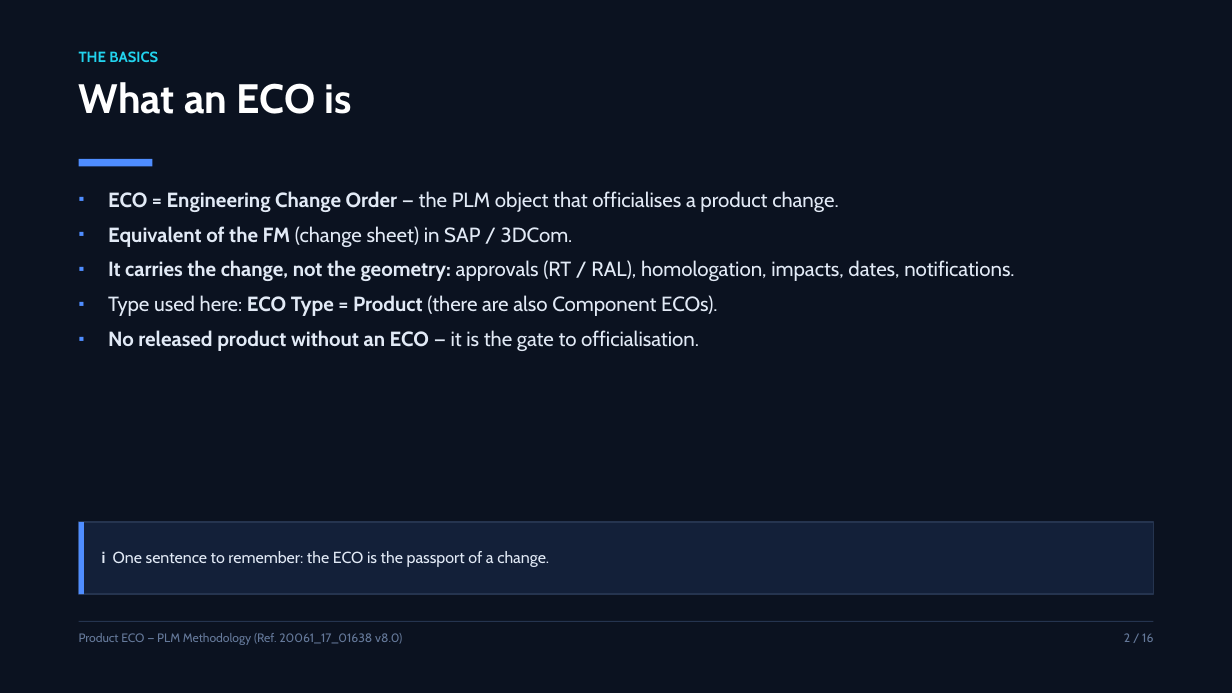
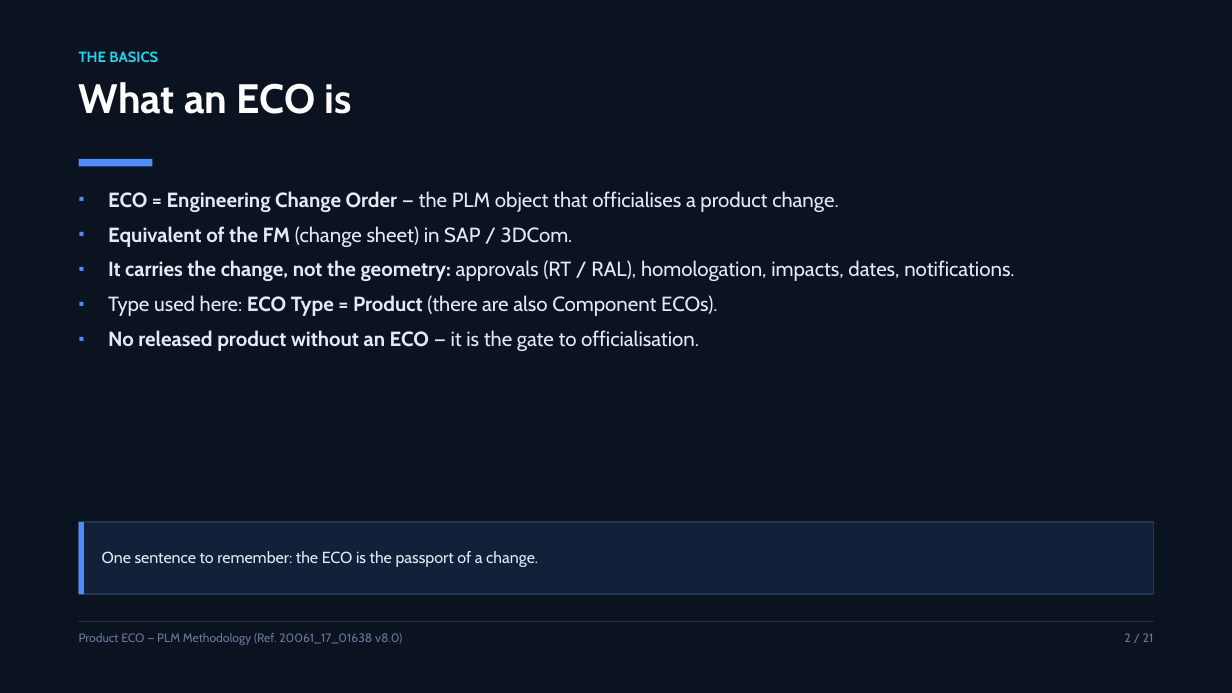
Before and after one commit to OUBELLA22/PLM, a slide deck: slide 2 of eco-presentation/ECO_Product_Presentation.pptx. Drawn at 1232x693 pixels with LibreOffice and Linux fonts; fonts in the diff are those of the drawing. Boxes give left, top, right and bottom in pixels: in the first picture for what was removed or moved away, otherwise in the second. Text is boxed around its words. In the diff, an @@ line names an element or a change of style, - is before the commit and + after.

```diff
--- a/eco-presentation/ECO_Product_Presentation.pptx
+++ b/eco-presentation/ECO_Product_Presentation.pptx
@@ text in rectangle at [102, 551, 538, 567]: text changed @@
-i One sentence to remember: the ECO is the passport of a change.
+One sentence to remember: the ECO is the passport of a change.
@@ text at [1124, 633, 1154, 642]: text changed @@
-2 / 16
+2 / 21
```
Also in this commit, not shown: 13 other slides changed, 6 slides added, 1 slide removed, 42 other files.
